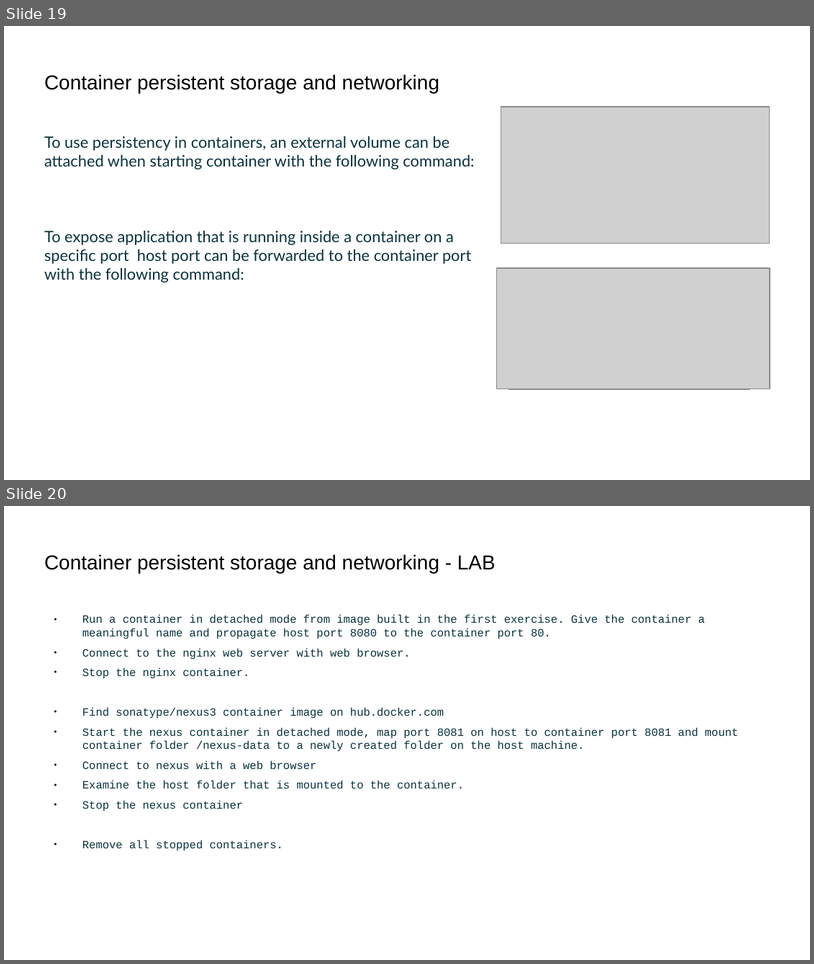
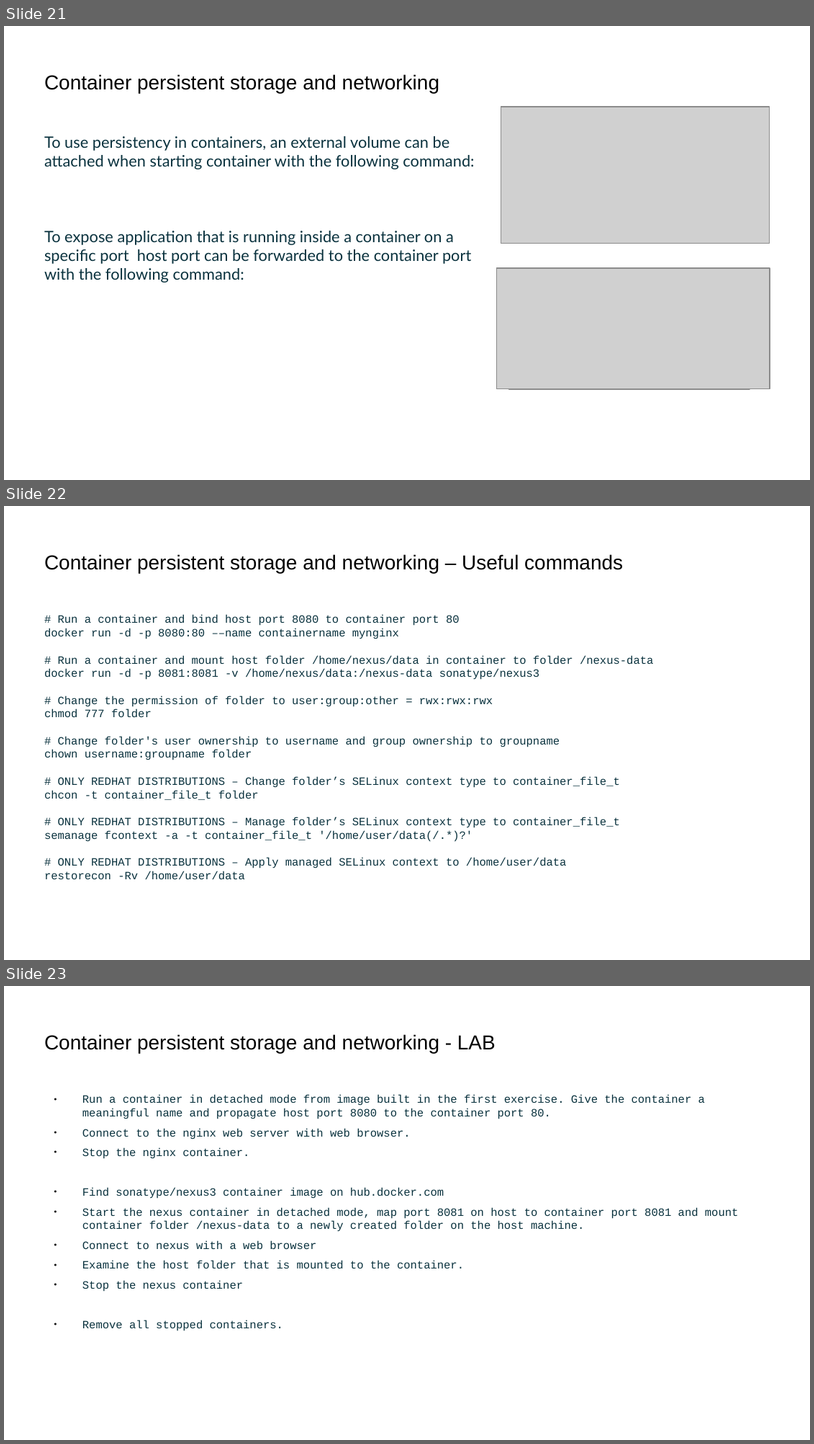
Before and after one commit to true-north-engineering/jobfair, a slide deck: JobFair - DevOps.odp. Shown one above the other, each under a label of ours: slides 19 and 20 before the commit, slides 21, 22 and 23 after it. The pictures are 814x964 and 814x1444 pixels, drawn with LibreOffice and Linux fonts; fonts in the diff are those of the drawing; grey boxes stand for pictures; background and template pictures are left out. Boxes give left, top, right and bottom in pixels: in the first picture for what was removed or moved away, otherwise in the second. Text is boxed around its words. In the diff, an @@ line names an element or a change of style, - is before the commit and + after.

Commit message:
updating odp

```diff
--- a/JobFair - DevOps.odp
+++ b/JobFair - DevOps.odp
@@ slide 22 added at (4,506,810,960), background #FFFFFF @@
@@ title added at (44,554,623,574), 18 pt, text #000000 @@
+Container persistent storage and networking – Useful commands
@@ text added at (44,615,653,880), 10 pt, text #0A323E @@
+# Run a container and bind host port 8080 to container port 80
+docker run -d -p 8080:80 ––name containername mynginx
+# Run a container and mount host folder /home/nexus/data in container to folder /nexus-data
+docker run -d -p 8081:8081 -v /home/nexus/data:/nexus-data sonatype/nexus3
+# Change the permission of folder to user:group:other = rwx:rwx:rwx
+chmod 777 folder
+# Change folder's user ownership to username and group ownership to groupname
+chown username:groupname folder
+# ONLY REDHAT DISTRIBUTIONS – Change folder’s SELinux context type to container_file_t
+chcon -t container_file_t folder
+# ONLY REDHAT DISTRIBUTIONS – Manage folder’s SELinux context type to container_file_t
+semanage fcontext -a -t container_file_t '/home/user/data(/.*)?'
+# ONLY REDHAT DISTRIBUTIONS – Apply managed SELinux context to /home/user/data
+restorecon -Rv /home/user/data
@@ what was slide 19 is now slide 21 @@
@@ what was slide 20 is now slide 23 @@
```
Also in this commit, not shown: 2 other slides added.
